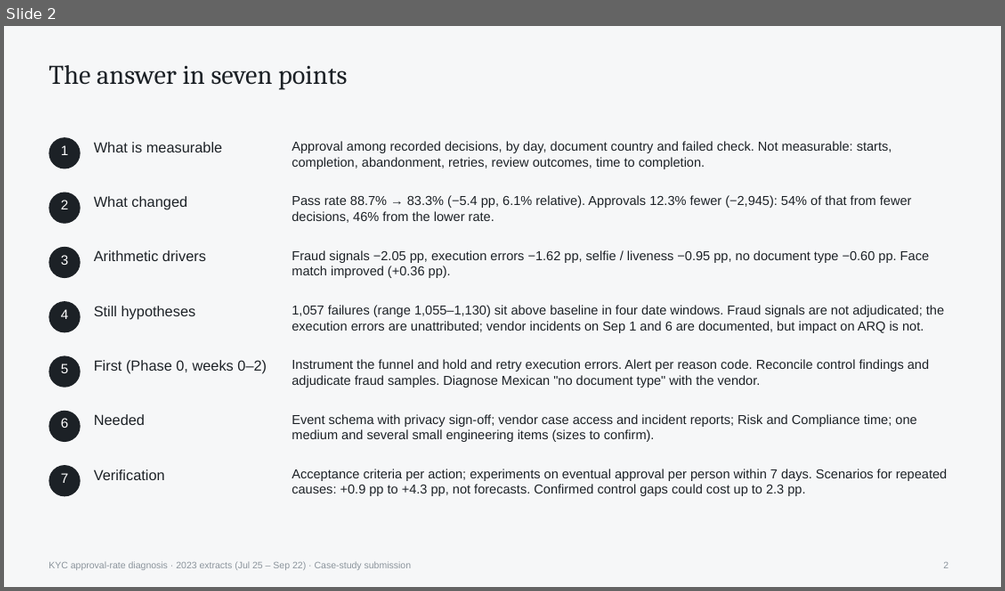
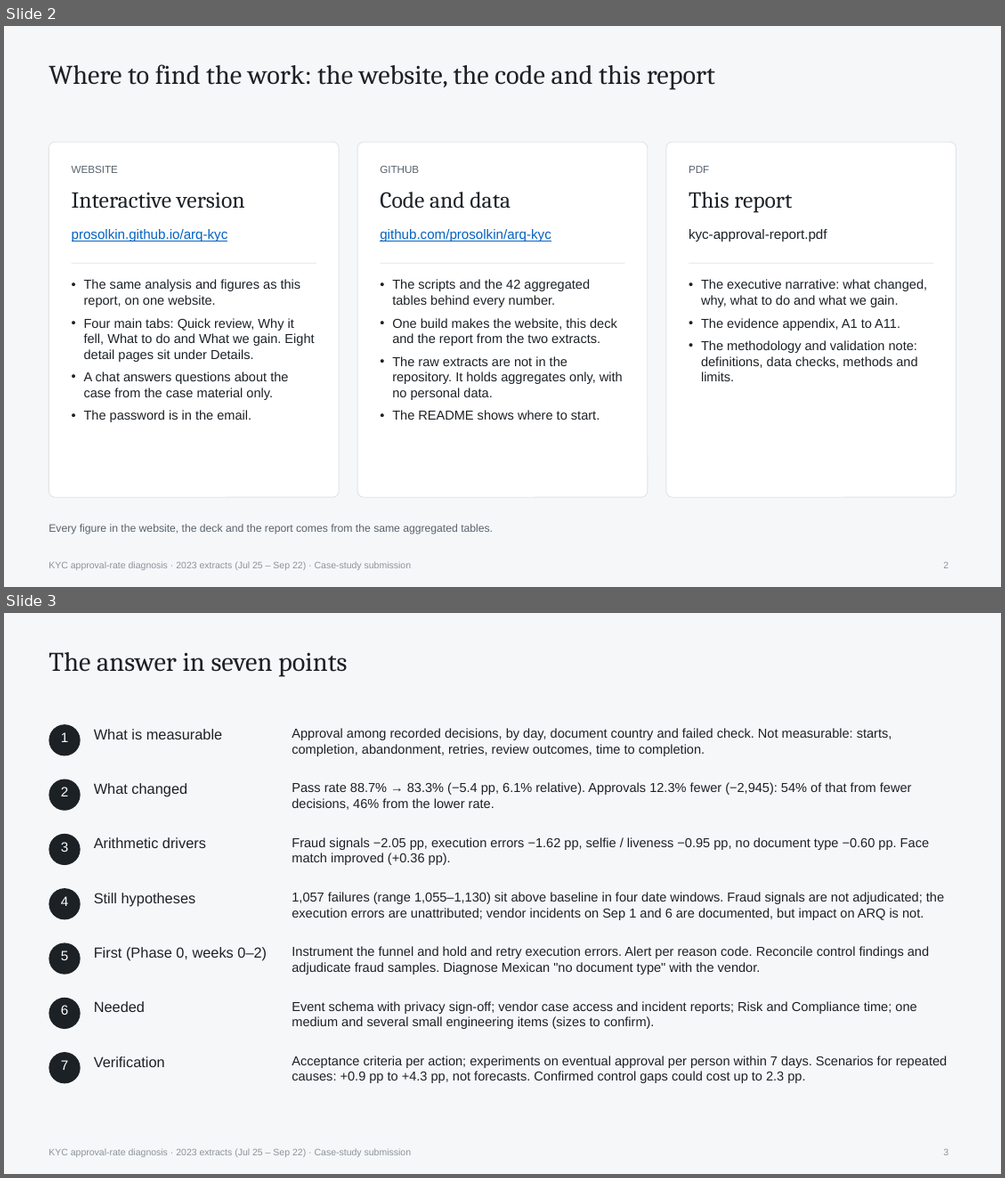
Before and after one commit to prosolkin/arq-kyc, a slide deck: analysis/export/kyc-approval-deck.pptx. Shown one above the other, each under a label of ours: slide 2 before the commit, slides 2 and 3 after it. The pictures are 1005x591 and 1005x1178 pixels, drawn with LibreOffice and Linux fonts; fonts in the diff are those of the drawing. Boxes give left, top, right and bottom in pixels: in the first picture for what was removed or moved away, otherwise in the second. Text is boxed around its words. In the diff, an @@ line names an element or a change of style, - is before the commit and + after.

```diff
--- a/analysis/export/kyc-approval-deck.pptx
+++ b/analysis/export/kyc-approval-deck.pptx
@@ slide 2 added at (4, 26, 1001, 587), background #F6F7F8; not listed: 1 template element that a slide beside it also shows @@
@@ text added at (48, 64, 715, 90), 26 pt, text #1C2126 @@
+Where to find the work: the website, the code and this report
@@ rounded rectangle added at (48, 142, 339, 497), fill #FFFFFF, outline #DFE3E7 0.75 pt @@
@@ rounded rectangle added at (357, 142, 647, 497), fill #FFFFFF, outline #DFE3E7 0.75 pt @@
@@ rounded rectangle added at (666, 142, 956, 497), fill #FFFFFF, outline #DFE3E7 0.75 pt @@
@@ text added at (72, 166, 118, 173), 10 pt, text #59636D @@
+WEBSITE
@@ text added at (380, 166, 419, 173), 10 pt, text #59636D @@
+GITHUB
@@ text added at (688, 166, 709, 173), 10 pt, text #59636D @@
+PDF
@@ text added at (72, 192, 245, 208), 22 pt, text #1C2126 @@
+Interactive version
@@ text added at (380, 192, 510, 208), 22 pt, text #1C2126 @@
+Code and data
@@ text added at (688, 192, 792, 213), 22 pt, text #1C2126 @@
+This report
@@ text added at (72, 229, 228, 241), 13 pt, text #0563C1, underline @@
+prosolkin.github.io/arq-kyc
@@ text added at (380, 229, 551, 241), 13 pt, text #0563C1, underline @@
+github.com/prosolkin/arq-kyc
@@ text added at (688, 229, 827, 241), 13 pt, text #1C2126 @@
+kyc-approval-report.pdf
@@ line added from (72, 263) to (316, 263), #DFE3E7 0.75 pt @@
@@ line added from (380, 263) to (625, 263), #DFE3E7 0.75 pt @@
@@ line added from (689, 263) to (933, 263), #DFE3E7 0.75 pt @@
@@ text added at (84, 279, 314, 422), 12.5 pt, text #1C2126 @@
+• The same analysis and figures as this report, on one website.
+• Four main tabs: Quick review, Why it fell, What to do and What we gain. Eight detail pages sit under Details.
+• A chat answers questions about the case from the case material only.
+• The password is in the email.
@@ text added at (392, 279, 623, 419), 12.5 pt, text #1C2126 @@
+• The scripts and the 42 aggregated tables behind every number.
+• One build makes the website, this deck and the report from the two extracts.
+• The raw extracts are not in the repository. It holds aggregates only, with no personal data.
+• The README shows where to start.
@@ text added at (701, 279, 927, 381), 12.5 pt, text #1C2126 @@
+• The executive narrative: what changed, why, what to do and what we gain.
+• The evidence appendix, A1 to A11.
+• The methodology and validation note: definitions, data checks, methods and limits.
@@ text added at (48, 524, 493, 534), 10.5 pt, text #59636D @@
+Every figure in the website, the deck and the report comes from the same aggregated tables.
@@ page number added at (943, 562, 948, 568), 9 pt, text #8B949C @@
+2
@@ what was slide 2 is now slide 3 @@
```
Also in this commit, not shown: 1 slide changed, 8 other files.
